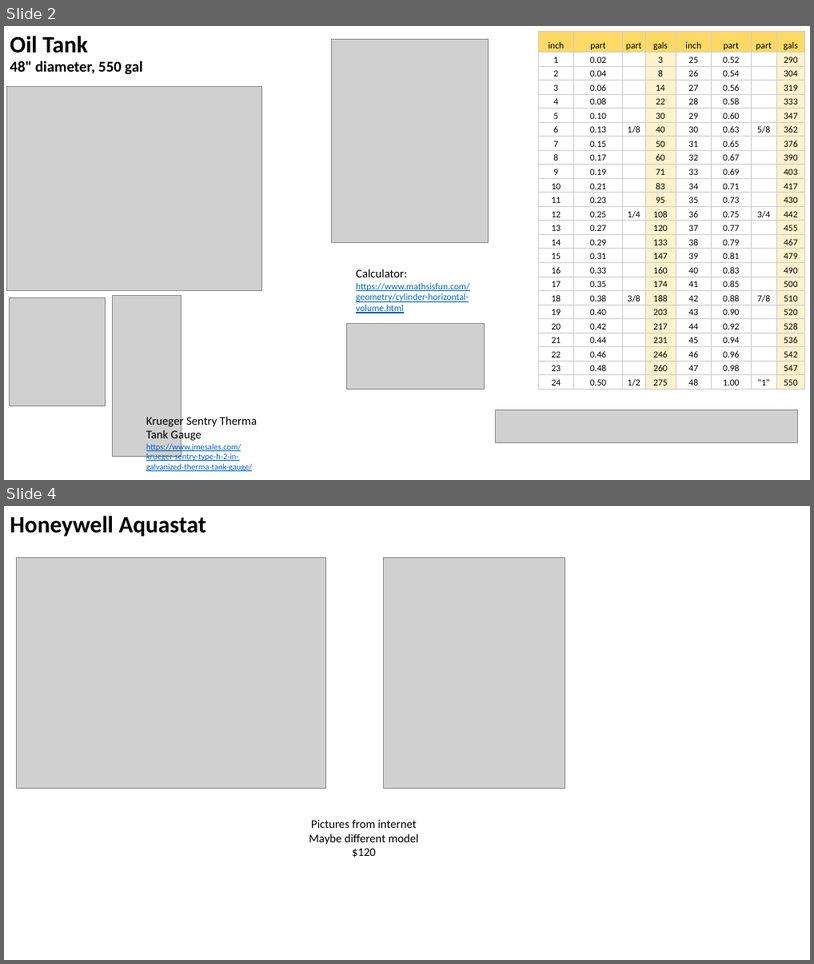
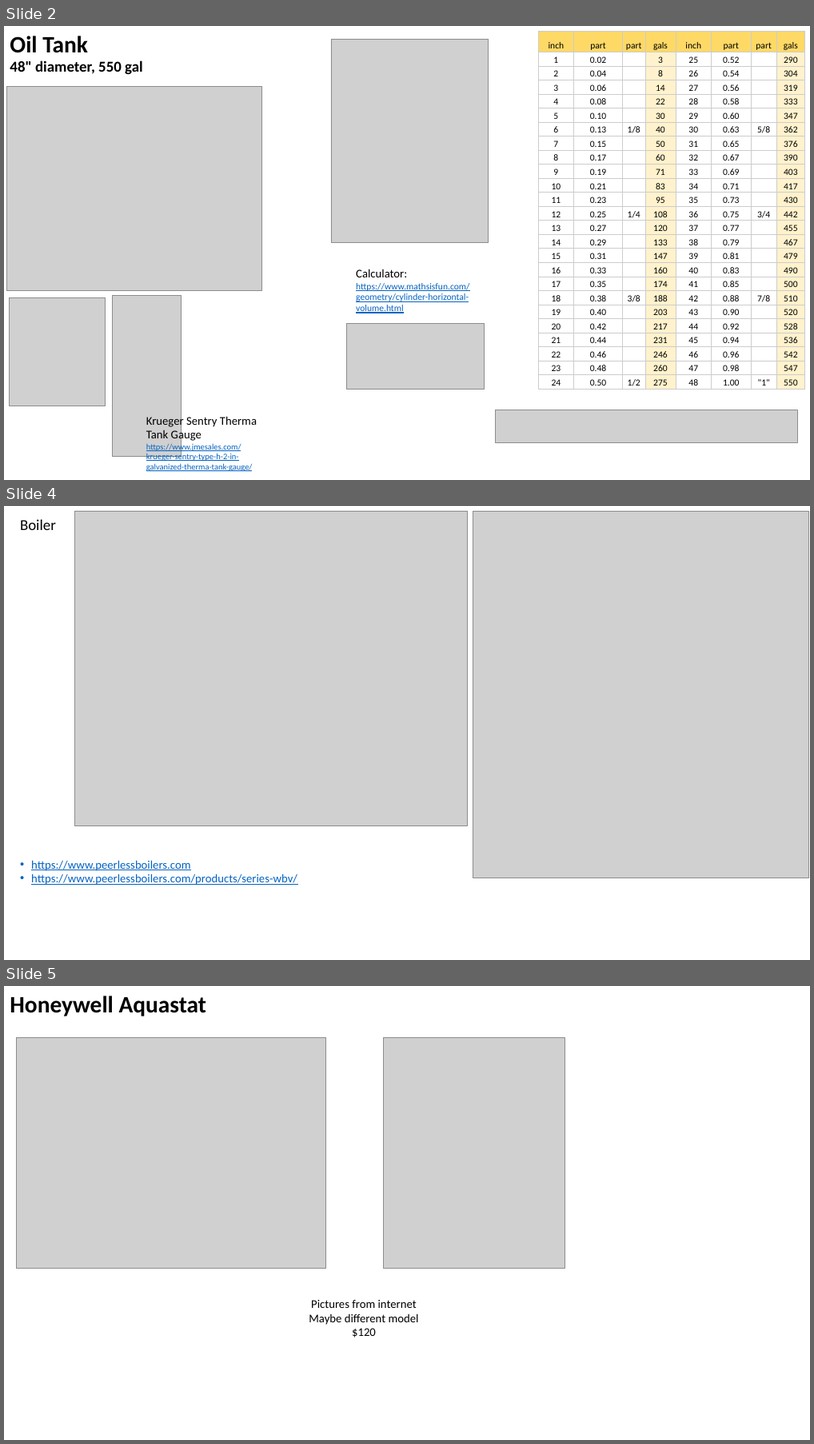
Before and after one commit to lselector/misc_farm, a slide deck: oil_boiler_heating.pptx. Shown one above the other, each under a label of ours: slides 2 and 4 before the commit, slides 2, 4 and 5 after it; the slides between them are not shown. The pictures are 814x964 and 814x1444 pixels, drawn with LibreOffice and Linux fonts; fonts in the diff are those of the drawing; grey boxes stand for pictures. Boxes give left, top, right and bottom in pixels: in the first picture for what was removed or moved away, otherwise in the second. Text is boxed around its words. In the diff, an @@ line names an element or a change of style, - is before the commit and + after.

```diff
--- a/oil_boiler_heating.pptx
+++ b/oil_boiler_heating.pptx
@@ slide 4 added at box(4, 506, 810, 960), background #FFFFFF @@
@@ text added at box(20, 520, 56, 530), 18 pt, text #000000 @@
+Boiler
@@ picture added at box(74, 511, 468, 825) @@
@@ picture added at box(473, 512, 809, 878) @@
@@ text added at box(31, 860, 298, 884), 14 pt, text #0563C1, underline @@
+• https://www.peerlessboilers.com
+• https://www.peerlessboilers.com/products/series-wbv/
@@ what was slide 4 is now slide 5 @@
```
Also in this commit, not shown: 1 slide changed, 1 other slide added.
